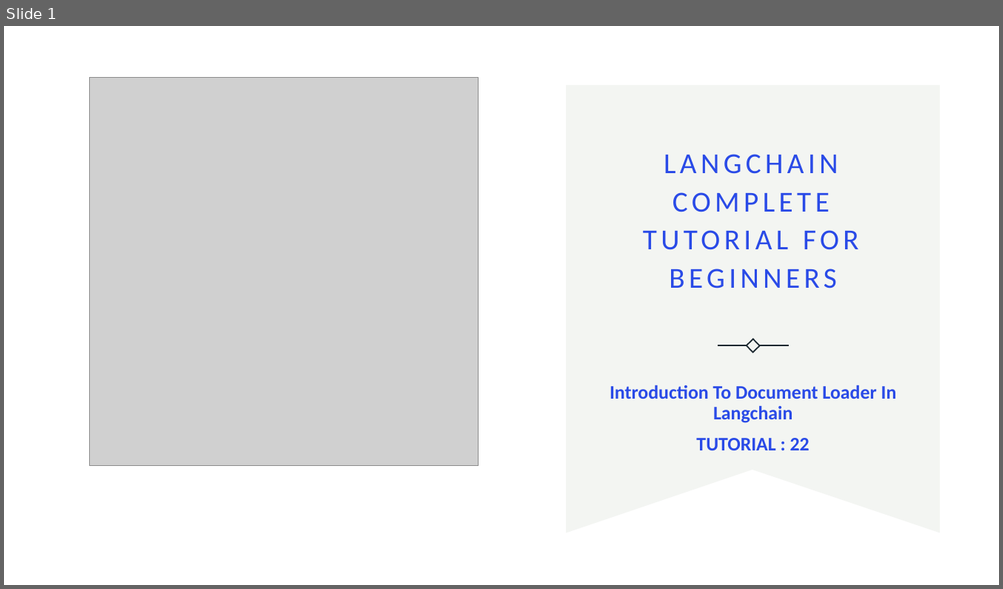
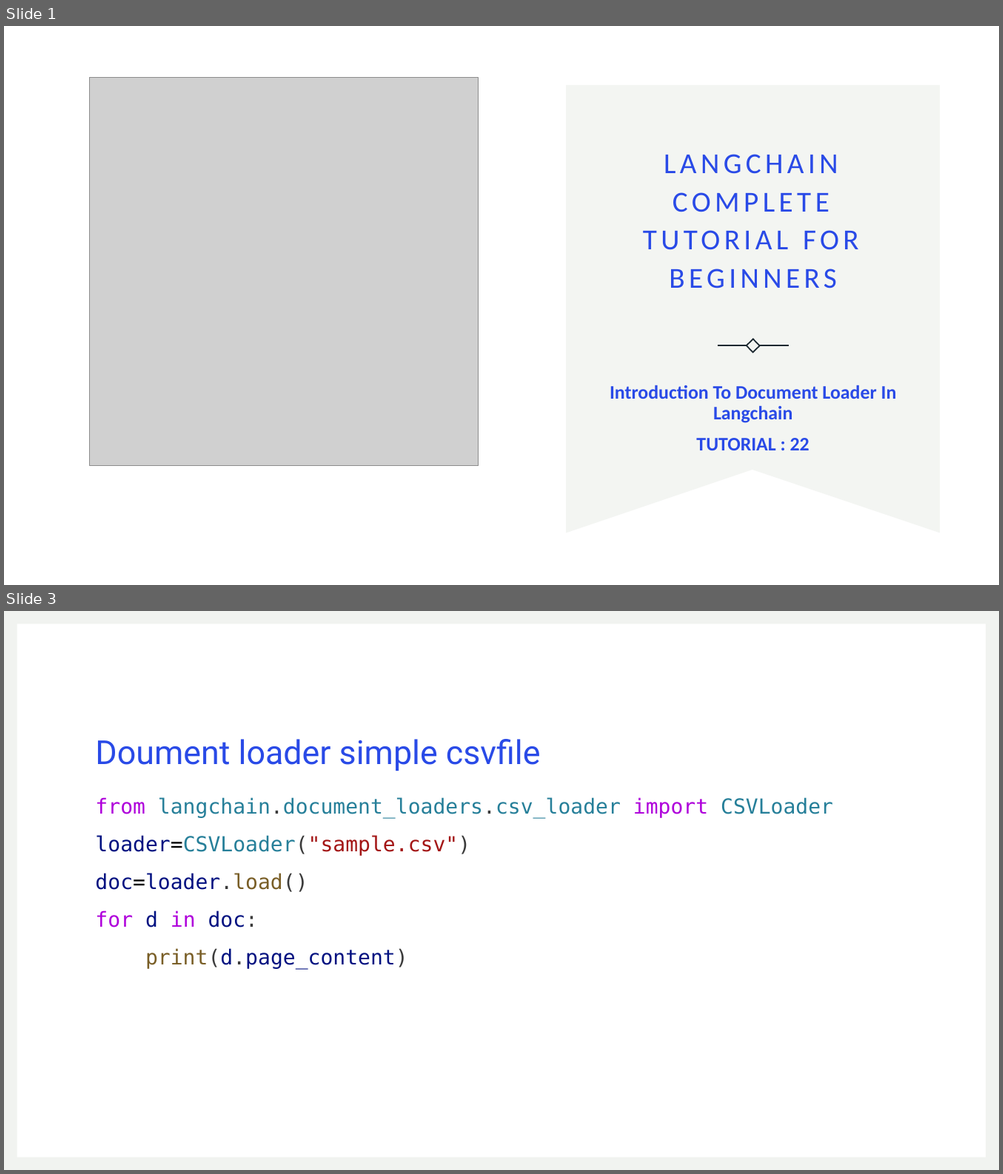
Before and after one commit to ronidas39/LLMtutorial, a slide deck: tutorial22/tutorial22.pptx. Shown one above the other, each under a label of ours: slide 1 before the commit, slides 1 and 3 after it; the slides between them are not shown. The pictures are 1003x589 and 1003x1174 pixels, drawn with LibreOffice and Linux fonts; fonts in the diff are those of the drawing; grey boxes stand for pictures; background and template pictures are left out. Boxes give left, top, right and bottom in pixels: in the first picture for what was removed or moved away, otherwise in the second. Text is boxed around its words. In the diff, an @@ line names an element or a change of style, - is before the commit and + after.

```diff
--- a/tutorial22/tutorial22.pptx
+++ b/tutorial22/tutorial22.pptx
@@ slide 3 added at box(4, 611, 999, 1170), background #FFFFFF @@
@@ freeform shape added at box(4, 611, 999, 1170), fill #F1F3F0 @@
@@ title added at box(95, 739, 540, 771), 32 pt, text #294AE7 @@
+Doument loader simple csvfile
@@ text added at box(95, 797, 833, 970), 20 pt, text #267F99 @@
+from langchain.document_loaders.csv_loader import CSVLoader
+loader=CSVLoader("sample.csv")
+doc=loader.load()
+for d in doc:
+print(d.page_content)
```
Also in this commit, not shown: 1 slide changed, 1 other slide added, 14 other files.
